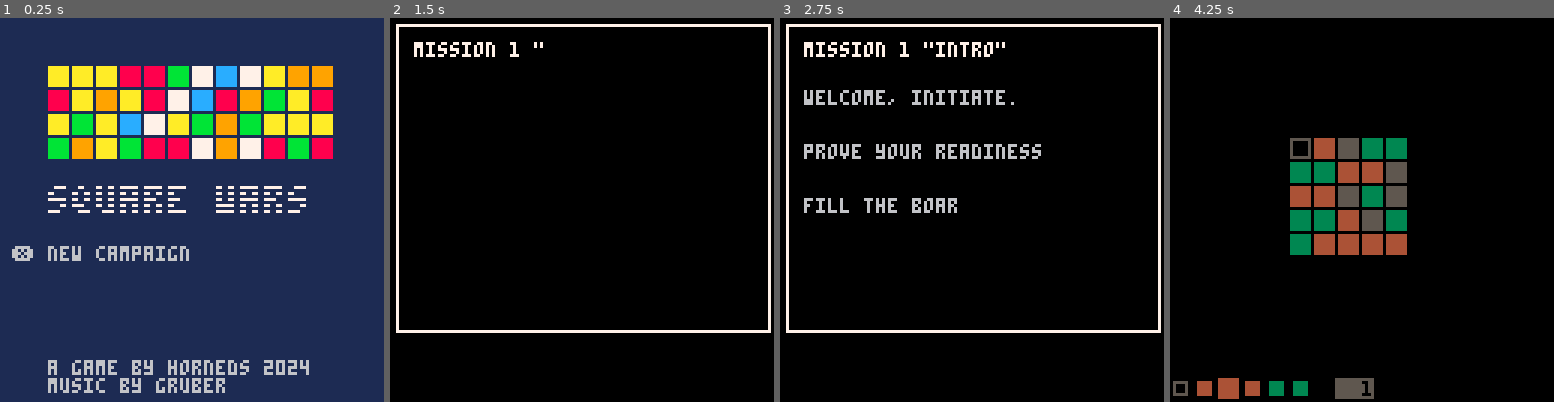
Above: before the commit, frames 1-4 (left to right).
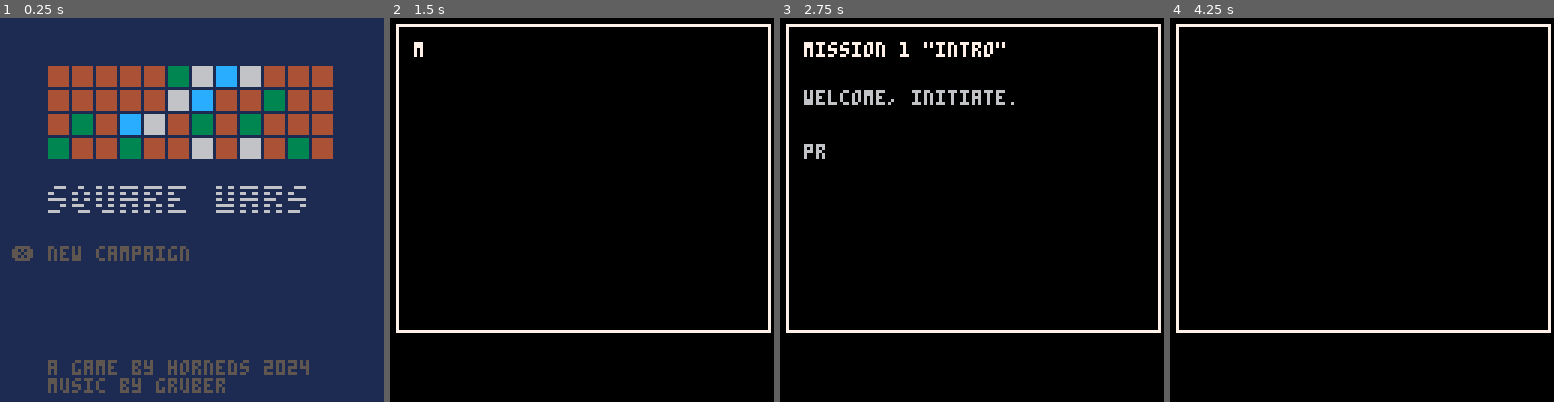
Above: after the commit, the same moments.

Repository: klen/square-wars
Game: PICO-8 cartridge main.p8
Two runs of this game, one before a commit and one after it. Both use one fixed random seed, a clock stepped at 60 frames per second and the inputs below.
Inputs:
- Up to frame 1 (0.25 s): no input
- Up to frame 2 (1.5 s): tap X (X key) at 0.33, 1.07 s; tap O (Z key) at 0.7 s
- Up to frame 3 (2.75 s): hold Right 1.6-2.1 s; tap O (Z key) at 1.7, 2.1, 2.5 s; tap X (X key) at 1.85 s; hold Up 2.15-2.42 s; hold Right from 2.47 s (still down)
- Up to frame 4 (4.25 s): tap O (Z key) every 0.4 s from 2.9 to 4.1 s; tap X (X key) at 2.97, 4.08 s; release Right at 3.03 s; hold Left 3.08-3.58 s; hold Down 3.63-3.97 s; hold Right from 4.02 s (still down)

The runs differ from the first frame. In frame 1, 18% of the frame differs, in the area x 3-87%, y 12-98%; in frame 2, 0.4%; in frame 3, 1.6%; in frame 4, 12%.

Commit message:
feat: refactor freezer 😜

Diff:
--- a/main.p8
+++ b/main.p8
@@ -22,6 +22,7 @@
 #include src/ui/report.p8.lua
 #include src/ui/scores.p8.lua
 #include src/ui/power.p8.lua
+#include src/ui/freezer.p8.lua
 
 #include src/screens/start.p8.lua
 #include src/screens/brief.p8.lua
--- a/src/draw.p8.lua
+++ b/src/draw.p8.lua
@@ -1,7 +1,5 @@
 function draw()
-  foreach(frozenentities, function(e)
-    e:draw()
-  end)
+  freezer:draw()
   foreach(SCENE, function(e)
     e:draw()
   end)
--- a/src/effects/fade.p8.lua
+++ b/src/effects/fade.p8.lua
@@ -3,7 +3,6 @@
   size = 29,
   frames = 30,
   reverse = false,
-  finished = false,
   fadetable = {
     split "1,1,1,1,1,129,129,129,129,129,129,129,129,129,129,129,129,129,129,129,0,0,0,0,0,0,0,0,0",
     split "2,2,2,2,2,2,130,130,130,130,130,130,130,130,130,130,128,128,128,128,128,128,128,128,0,0,0,0,0",
@@ -28,25 +27,17 @@
   end,
 
   update = function(_ENV)
-    if not finished then
-      if past <= size then
-        past += speed
-      else
-        finished = true
-        pal(0)
-        if callback then
-          callback()
-        end
-      end
+    past += speed
+    if past > size then
+      _ENV.draw = noop
+      _ENV.update = noop
     end
   end,
 
   draw = function(_ENV)
-    if not finished then
-      local idx = flr(past) + 1
-      for f in all(fadetable) do
-        pal(f[1], f[not reverse and idx or (size - idx + 1)])
-      end
+    local idx = flr(past) + 1
+    for f in all(fadetable) do
+      pal(f[1], f[not reverse and idx or (size - idx + 1)])
     end
   end,
 }
--- a/src/screens/debug.p8.lua
+++ b/src/screens/debug.p8.lua
@@ -46,11 +46,11 @@
         for idx = 1, 2 + flr(rnd(3)) do
           add(players, {
             n = idx,
-            s = flr(rnd(100)),
+            score = flr(rnd(100)),
             cpu = flr(rnd(2)) == 1,
           })
           sort(players, function(a, b)
-            return a.s > b.s
+            return a.score > b.score
           end)
         end
         show_results(
--- a/src/screens/gameover.p8.lua
+++ b/src/screens/gameover.p8.lua
@@ -36,6 +36,7 @@
     Confirmation:new {
       txt = "view scores",
       callback = function()
+        pal(0)
         SCENE = scores
       end,
     },
@@ -59,22 +60,27 @@
     Confirmation:new {
       txt = "view stats",
       callback = function()
+        pal(0)
         SCENE = stats
       end,
     },
   }
 
   -- stats
-  stats = mission_scores(slice(MISSIONS, 2, 11))
+  stats = mission_scores(slice(MISSIONS, 2, 11), 1)
   add(stats, Confirmation:new {
       txt = "next",
       callback = function(self)
-        if SCENE == stats then
-          SCENE = mission_scores(slice(MISSIONS, 12, #MISSIONS))
-          self.txt = "view credits"
-          return add(SCENE, self)
-        end
-        SCENE = credits
+        pal(0)
+        SCENE = mission_scores(slice(MISSIONS, 2, 11), 11)
+
+        add(SCENE, Confirmation:new {
+            txt = "view credits",
+            callback = function()
+              pal(0)
+              SCENE = credits
+            end,
+        })
       end,
   })
 
@@ -99,6 +105,7 @@
     Confirmation:new {
       txt = "main menu",
       callback = function()
+        pal(0)
         music(-1)
         show_start()
       end,
--- a/src/screens/mission.p8.lua
+++ b/src/screens/mission.p8.lua
@@ -1,7 +1,8 @@
 function show_mission(mission, arena, size, human, bots, powers)
   sfx(0)
   cls()
-  freeze_update(62, Fade:new { reverse = true, frames = 60 })
+
+  freezer:freeze(60, Fade:new { reverse = true, frames = 60 })
 
   if mission ~= 0 then
     local mdata = MISSIONS[mission]
--- a/src/screens/scores.p8.lua
+++ b/src/screens/scores.p8.lua
@@ -8,25 +8,22 @@
     practice_scores(slice(ARENAS, 11, #ARENAS), 10)
 
   SCENE = scene1
+  local confirm = Confirmation:new { txt = "next" }
+  confirm.callback = function()
+    if SCENE == scene1 then
+      SCENE = scene2
+    elseif SCENE == scene2 then
+      SCENE = scene3
+    elseif SCENE == scene3 then
+      SCENE = scene4
+      confirm.txt = "main menu"
+    elseif SCENE == scene4 then
+      return show_start()
+    end
+    add(SCENE, confirm)
+    pal(0)
+    cls(1)
+  end
 
-  add(
-    SCENE,
-    Confirmation:new {
-      txt = "next",
-      callback = function(self)
-        if SCENE == scene1 then
-          SCENE = scene2
-        elseif SCENE == scene2 then
-          SCENE = scene3
-        elseif SCENE == scene3 then
-          SCENE = scene4
-          self.txt = "main menu"
-        elseif SCENE == scene4 then
-          return show_start()
-        end
-        add(SCENE, self)
-        cls(1)
-      end,
-    }
-  )
+  add(SCENE, confirm)
 end
--- a/src/screens/start.p8.lua
+++ b/src/screens/start.p8.lua
@@ -4,6 +4,7 @@
   end
   cls(1)
   menuitem(1)
+  freezer:freeze(40, Fade:new { reverse = true })
 
   local mission, place, practice, scores =
     dget(CDATA.mission), dget(CDATA.place), dget(CDATA.practice), dget(CDATA.done)
@@ -45,12 +46,7 @@
 end
 
 function start(mission)
-  freeze_update(
-    32,
-    Fade:new {
-      callback = function()
-        show_brief(mission)
-      end,
-    }
-  )
+  freezer:freeze(40, Fade:new {}, function()
+    show_brief(mission)
+  end)
 end
--- a/src/ui/controls.p8.lua
+++ b/src/ui/controls.p8.lua
@@ -66,10 +66,10 @@
     local next = judge:move(c)
 
     if power then
-      power:move(COLORS_IDX[c])
+      power:register(c)
     end
-    freeze_update(5 + flr(rnd(10)))
 
+    freezer:freeze(5 + flr(rnd(10)))
     scolor = judge:finish_move(next)
   end,
 }
--- /dev/null
+++ b/src/ui/freezer.p8.lua
@@ -0,0 +1,28 @@
+freezer = Entity:new {
+  frames = 0,
+  entities = {},
+  callback = noop,
+
+  update = function(_ENV)
+    frames -= 1
+    for e in all(entities) do
+      e:update()
+    end
+    if frames == 0 then
+      entities = {}
+      callback()
+    end
+  end,
+
+  draw = function(_ENV)
+    for e in all(entities) do
+      e:draw()
+    end
+  end,
+
+  freeze = function(_ENV, fr, e, cb)
+    frames += fr
+    add(entities, e)
+    callback = cb or noop
+  end,
+}
--- a/src/ui/judge.p8.lua
+++ b/src/ui/judge.p8.lua
@@ -112,24 +112,18 @@
 
     sfx(res[1].cpu and 60 or 61)
 
-    freeze_update(
-      62,
-      Fade:new {
-        frames = 60,
-        callback = function()
-          if mission ~= 0 then
-            dset(CDATA.place, place)
-          end
-          show_results(
-            res,
-            moves,
-            time() - start,
-            mission == 0 and arena or mission, -- mission or arena number
-            mission == 0 and "a" or "m" -- mode
-          )
-        end,
-      }
-    )
+    freezer:freeze(80, Fade:new { frames = 60 }, function()
+      if mission ~= 0 then
+        dset(CDATA.place, place)
+      end
+      show_results(
+        res,
+        moves,
+        time() - start,
+        mission == 0 and arena or mission, -- mission or arena number
+        mission == 0 and "a" or "m" -- mode
+      )
+    end)
   end,
 
   color_available = function(_ENV, c, w)
--- a/src/ui/power.p8.lua
+++ b/src/ui/power.p8.lua
@@ -19,7 +19,8 @@
     end
   end,
 
-  move = function(_ENV, idx)
+  register = function(_ENV, c)
+    local idx = COLORS_IDX[c]
     if powers & (1 << (idx - 1)) > 0 then
       levels[idx] = (levels[idx] + 1) % (charge + 1)
     end
--- a/src/ui/tools.p8.lua
+++ b/src/ui/tools.p8.lua
@@ -23,17 +23,17 @@
 
 function frame()
   cls()
+  pal(0)
   rect(2, 2, 126, 104, 7)
 end
 
 Confirmation = Entity:create {
   y = 112,
   txt = "confirm",
-  callback = noop,
   update = function(_ENV)
     local btn = getbtn()
     if btn == 4 or btn == 5 then
-      freeze_update(32, Fade:new { callback = function() callback(_ENV) end })
+      freezer:freeze(40, Fade:new {}, callback )
     end
   end,
   draw = function(_ENV)
--- a/src/update.p8.lua
+++ b/src/update.p8.lua
@@ -1,28 +1,14 @@
 function update()
-  if frozenframes > 0 then
-    frozenframes -= 1
-    foreach(frozenentities, function(e)
+  if freezer.frames > 0 then
+    freezer:update()
+  else
+    foreach(SCENE, function(e)
       e:update()
     end)
-    if frozenframes == 0 then
-      frozenentities = {}
-    end
-    return
   end
-
-  foreach(SCENE, function(e)
-    e:update()
-  end)
 
   FRAMES += 1
 end
 
 SCENE = {}
 FRAMES = 0
-frozenframes = 0
-frozenentities = {}
-
-function freeze_update(frames, e)
-  frozenframes += frames
-  add(frozenentities, e)
-end
